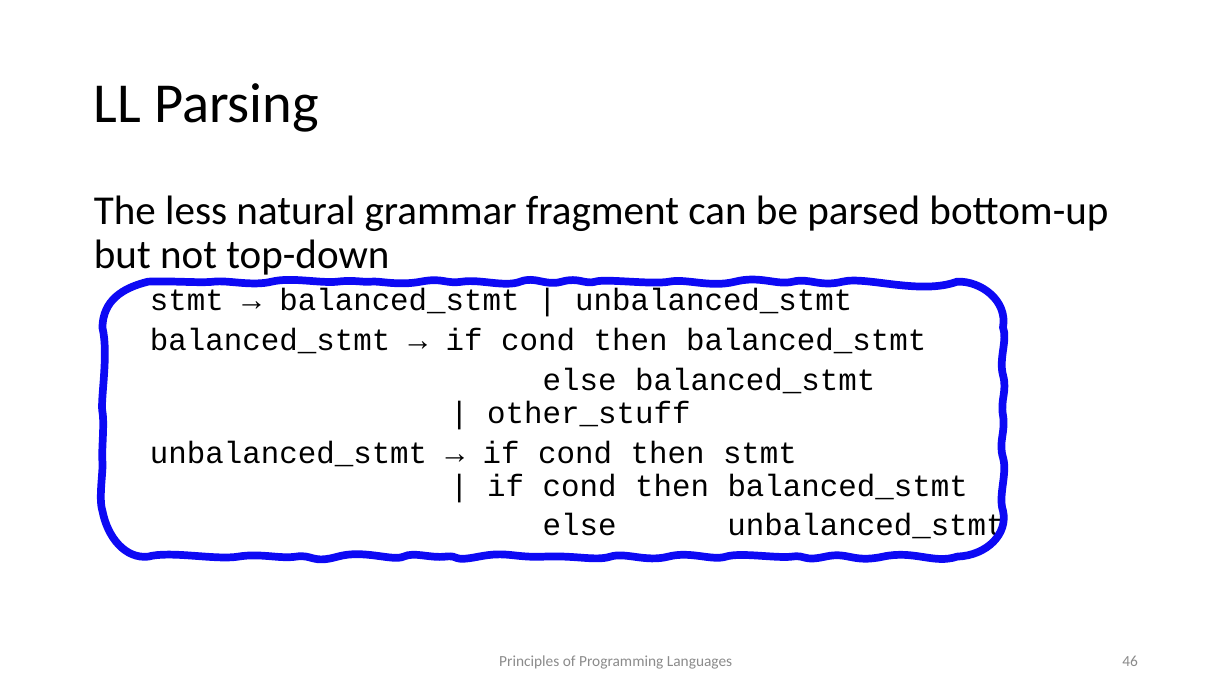
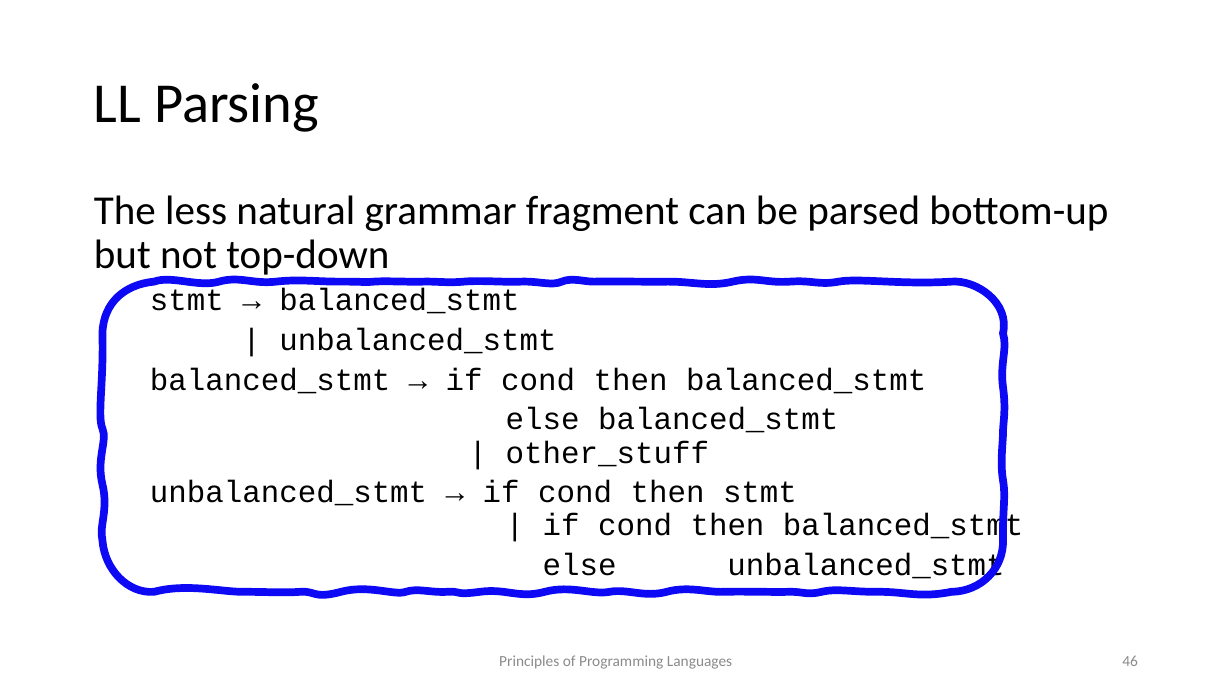
Before and after one commit to kongm/pl-design, a slide deck: slide 46 of C3-SyntacticAnalysis.pptx. Drawn at 1232x693 pixels with LibreOffice and Linux fonts; fonts in the diff are those of the drawing. Boxes give left, top, right and bottom in pixels: in the first picture for what was removed or moved away, otherwise in the second. Text is boxed around its words. In the diff, an @@ line names an element or a change of style, - is before the commit and + after.

```diff
--- a/C3-SyntacticAnalysis.pptx
+++ b/C3-SyntacticAnalysis.pptx
@@ freeform shape: place and size @@
-freeform shape at box(103, 282, 1004, 557)
+freeform shape at box(103, 282, 1004, 592)
@@ text at box(150, 288, 556, 354): text changed @@
-  stmt → balanced_stmt | unbalanced_stmt
+  stmt → balanced_stmt
+  | unbalanced_stmt
```
Also in this commit, not shown: 4 other slides changed, 2 other files.
